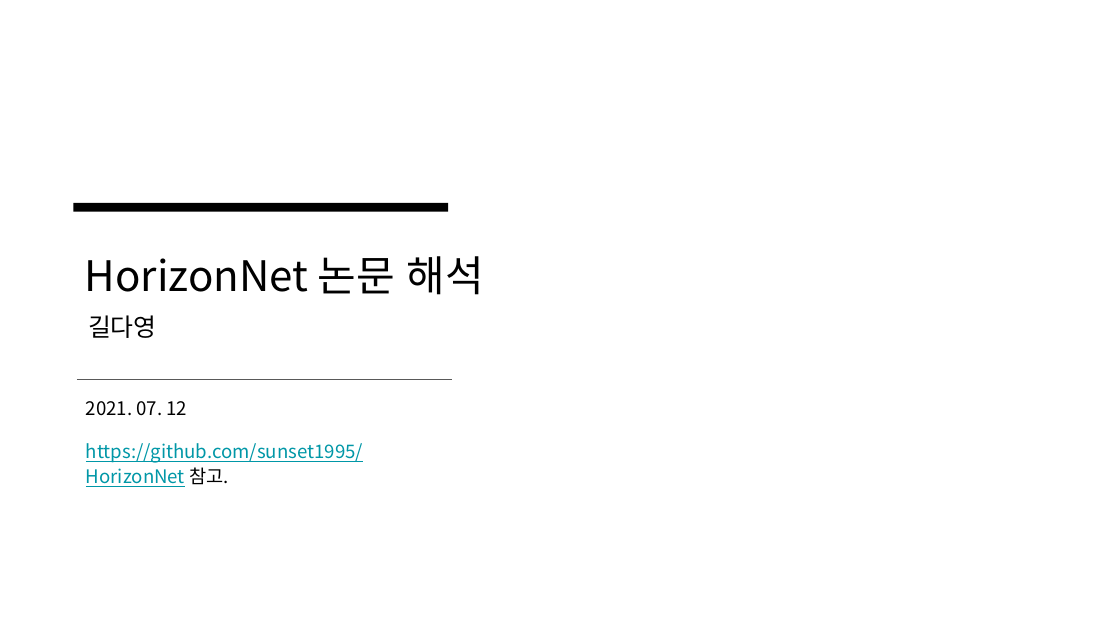
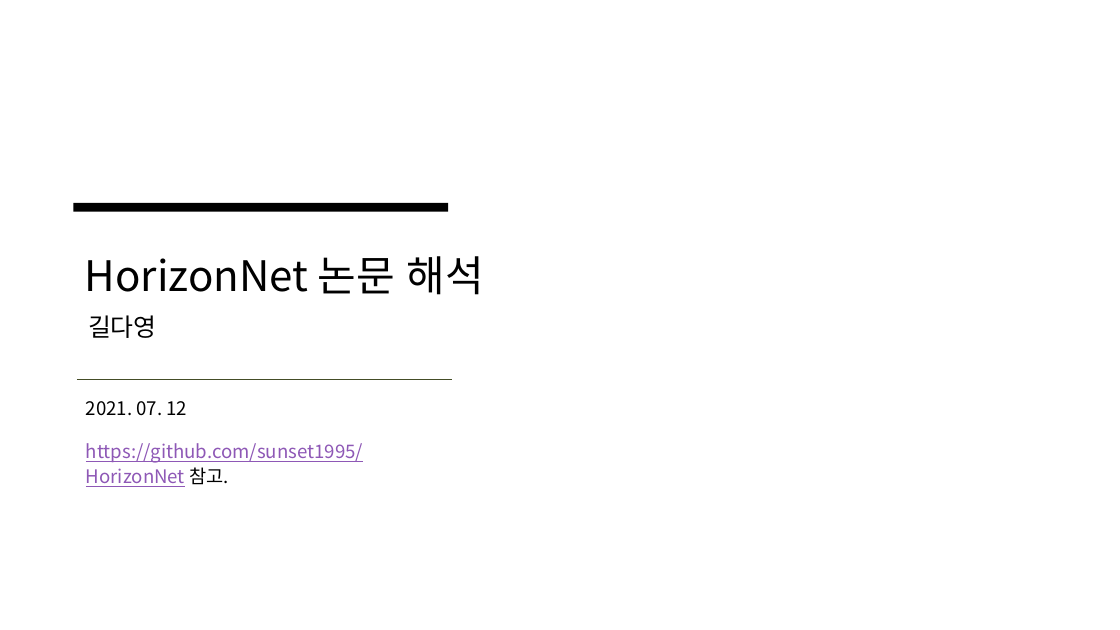
Before and after one commit to arittung/3D_Room_Layout_estimation, a slide deck: slide 1 of 관련 자료/HorizonNet 논문 해석.pptx. Drawn at 1120x630 pixels with LibreOffice and Linux fonts; fonts in the diff are those of the drawing. Boxes give left, top, right and bottom in pixels: in the first picture for what was removed or moved away, otherwise in the second. Text is boxed around its words. In the diff, an @@ line names an element or a change of style, - is before the commit and + after.

```diff
--- a/관련 자료/HorizonNet 논문 해석.pptx
+++ b/관련 자료/HorizonNet 논문 해석.pptx
@@ line (77, 380) - (451, 380): stroke #595959 0.75 pt to #444D26 0.75 pt @@
@@ text at <box>86,443,363,487</box>: text colour #0097A7 to #8E58B6 in "https://github.com/sunset1995/HorizonNet" @@
```
Also in this commit, not shown: 6 other slides changed, 8 slides added, 1 other file.
